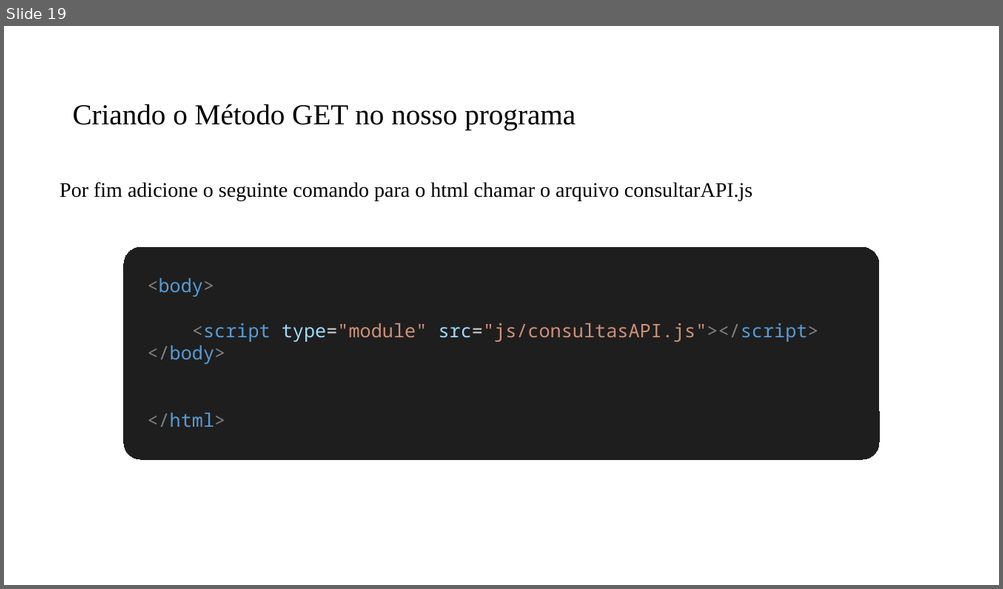
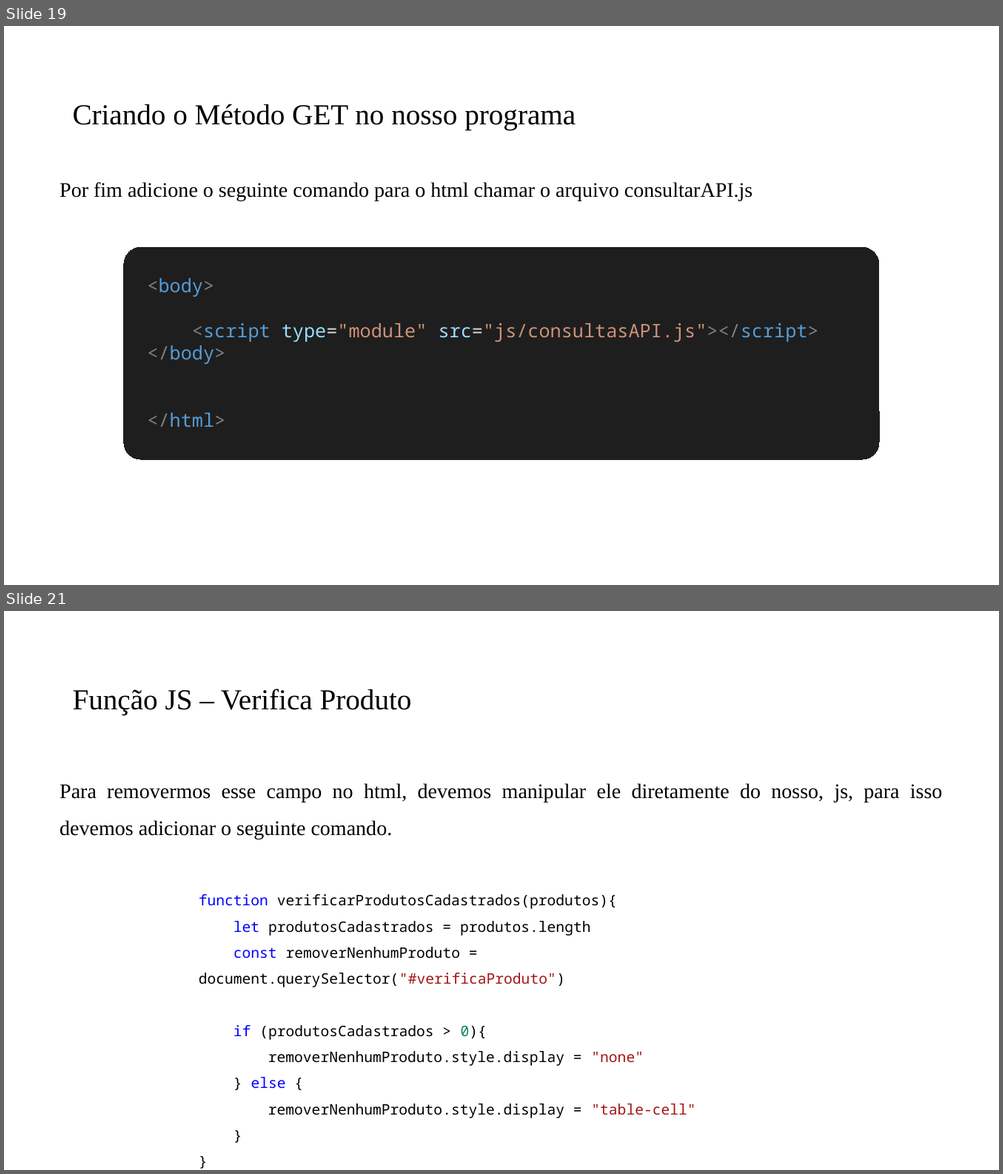
Before and after one commit to PedroMiho/UMC, a slide deck: SI/Programação para Internet/Módulo 2 - JavaScript/Aula03 - Implementado o CRUD/Implementando CRUD.pptx. Shown one above the other, each under a label of ours: slide 19 before the commit, slides 19 and 21 after it; the slides between them are not shown. The pictures are 1003x589 and 1003x1174 pixels, drawn with LibreOffice and Linux fonts; fonts in the diff are those of the drawing; background and template pictures are left out. Boxes give left, top, right and bottom in pixels: in the first picture for what was removed or moved away, otherwise in the second. Text is boxed around its words. In the diff, an @@ line names an element or a change of style, - is before the commit and + after.

```diff
--- a/SI/Programação para Internet/Módulo 2 - JavaScript/Aula03 - Implementado o CRUD/Implementando CRUD.pptx
+++ b/SI/Programação para Internet/Módulo 2 - JavaScript/Aula03 - Implementado o CRUD/Implementando CRUD.pptx
@@ slide 21 added at [4, 611, 999, 1170], background #FFFFFF @@
@@ title added at [73, 689, 412, 715], 28 pt, text #000000 @@
+Função JS – Verifica Produto
@@ text added at [60, 783, 942, 840], 20 pt, text #000000 @@
+Para removermos esse campo no html, devemos manipular ele diretamente do nosso, js, para isso devemos adicionar o seguinte comando.
@@ text added at [199, 894, 695, 1119], 14 pt, text #000000 @@
+function verificarProdutosCadastrados(produtos){
+let produtosCadastrados = produtos.length
+const removerNenhumProduto = document.querySelector("#verificaProduto")
+if (produtosCadastrados > 0){
+removerNenhumProduto.style.display = "none"
+} else {
+removerNenhumProduto.style.display = "table-cell"
+}
+}
```
Also in this commit, not shown: 7 other slides added, 9 slides removed, 4 other files.
